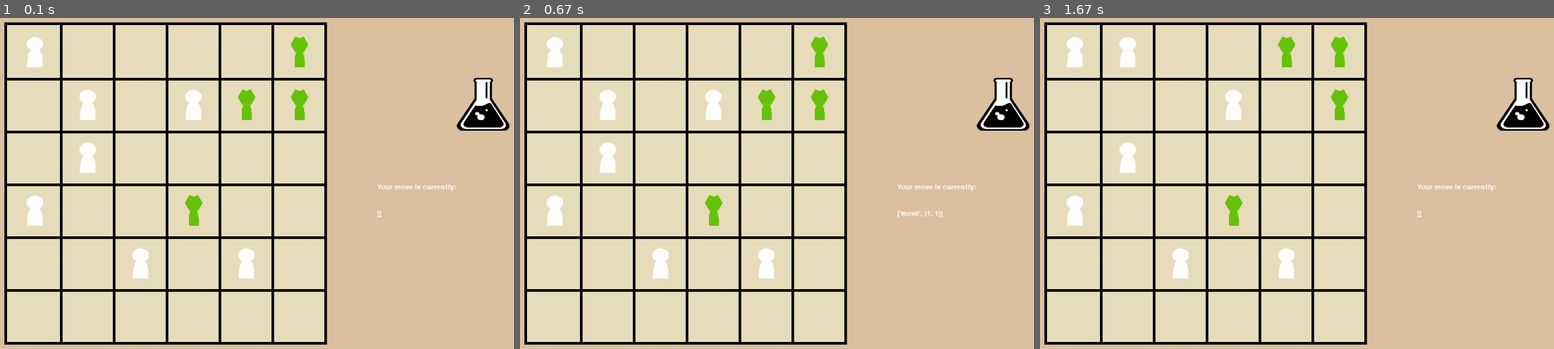
Above: before the commit, frames 1-3 (left to right).
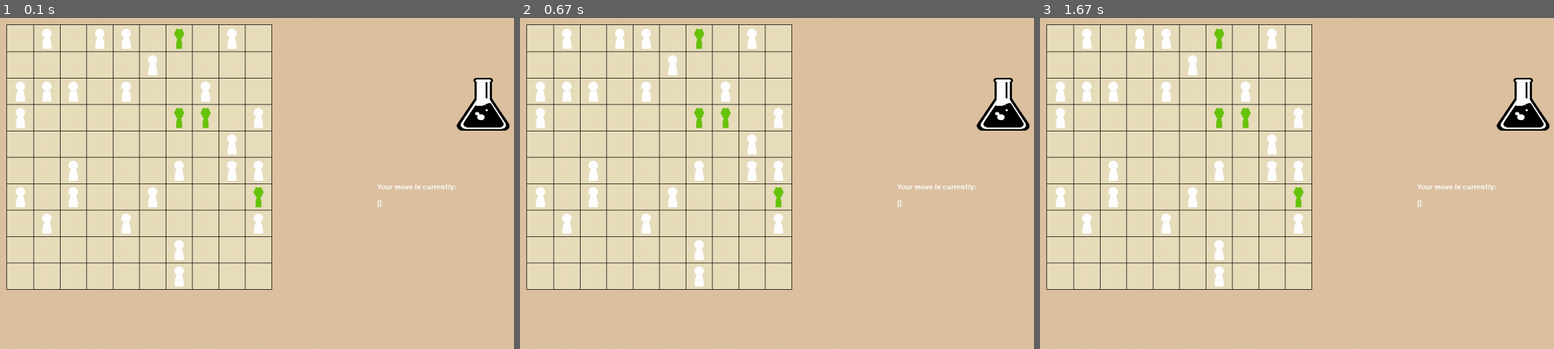
Above: after the commit, the same moments.

Repository: RonaldKroening/SGAI-Outbreak
Game: pygame game, started from SGAI_MK3/main.py
Same seed, same stepped clock (60 frames per second), same inputs: the game is played once before the commit and once after it.
Inputs (mouse positions are in pixels of both pictures, inside the frame that each line leads up to):
- Up to frame 1 (0.1 s): no input
- Up to frame 2 (0.67 s): press the mouse at (1003, 104) at 0.37 s; move the mouse to (797, 110) at 0.47 s; release the mouse at (597, 120) at 0.6 s
- Up to frame 3 (1.67 s): press the mouse at (1523, 104) at 0.7 s; move the mouse to (1446, 196) at 0.8 s; release the mouse at (1368, 289) at 0.93 s; press the mouse at (1523, 104) at 1.03 s; move the mouse to (1451, 143) at 1.13 s; release the mouse at (1379, 183) at 1.27 s; press the mouse at (1523, 104) at 1.37 s; move the mouse to (1420, 67) at 1.47 s; release the mouse at (1317, 31) at 1.6 s

The runs differ from the first frame. In frame 1, 30% of the frame differs, in the area x 0-75%, y 1-99%; in frame 2, 30%, in the area x 0-83%, y 1-99%; in frame 3, 30%.

Commit message:
Fixed coordinate issues when resizing cell and border sizes

Diff:
--- a/SGAI_MK3/PygameFunctions.py
+++ b/SGAI_MK3/PygameFunctions.py
@@ -4,7 +4,7 @@
 BLACK = (0, 0, 0)
 WHITE = (255, 255, 255)
 CELL_COLOR = (233, 222, 188)
-LINE_WIDTH = 5
+LINE_WIDTH = 1
 IMAGE_ASSETS = [
     "person_normal.png",
     "person_vax.png",
@@ -49,7 +49,7 @@
     """
     screen.fill(BACKGROUND)
     build_grid(GameBoard) # Draw the grid
-    display_image(screen, "Assets/cure.jpeg", (GameBoard.cell_size, GameBoard.cell_size), (950, 200)) # Draw the heal icon
+    display_image(screen, "Assets/cure.jpeg", (100, 100), (950, 200)) # Draw the heal icon
     display_people(GameBoard)
 
 def display_image(screen, itemStr, dimensions, position):
@@ -94,10 +94,10 @@
         else: # only infected people right now
             char = "Assets/" + IMAGE_ASSETS[2]
         coords = (
-            int(person.location % GameBoard.rows) * GameBoard.cell_size + GameBoard.offset + 35,
-            int(person.location / GameBoard.columns) * GameBoard.cell_size + GameBoard.offset + 20,
+            int(person.location % GameBoard.rows) * GameBoard.cell_size + GameBoard.offset + 0.3 * GameBoard.cell_size,
+            int(person.location / GameBoard.columns) * GameBoard.cell_size + GameBoard.offset + 0.1 * GameBoard.cell_size,
             )
-        display_image(screen, char, (35, 60), coords)
+        display_image(screen, char, (0.8 * GameBoard.cell_size / 2, 0.8 * GameBoard.cell_size), coords)
 
 def display_current_action(take_action):
     font = pygame.font.SysFont("Comic Sans", 20)
@@ -105,7 +105,7 @@
         font.render("Your move is currently:", True, WHITE),
         (800, 400),
     )
-    screen.blit(font.render(f"{take_action}", True, WHITE), (800, 450))
+    screen.blit(font.render(f"{take_action}", True, WHITE), (800, 430))
 
 def display_win_screen():
     screen.fill(BACKGROUND)
--- a/SGAI_MK3/main.py
+++ b/SGAI_MK3/main.py
@@ -5,10 +5,10 @@
 
 # Constants
 SELF_PLAY = False
-ROWS = 6
-COLUMNS = 6
+ROWS = 10
+COLUMNS = 10
 OFFSET = 100                    # Number of pixels to offset grid to the top-left side
-CELL_DIMENSIONS = 100           # Number of pixels for each cell
+CELL_DIMENSIONS = 50           # Number of pixels for each cell
 ACTION_SPACE = ["moveUp", "moveDown", "moveLeft", "moveRight", "heal", "bite"]
 
 # Player role variables
